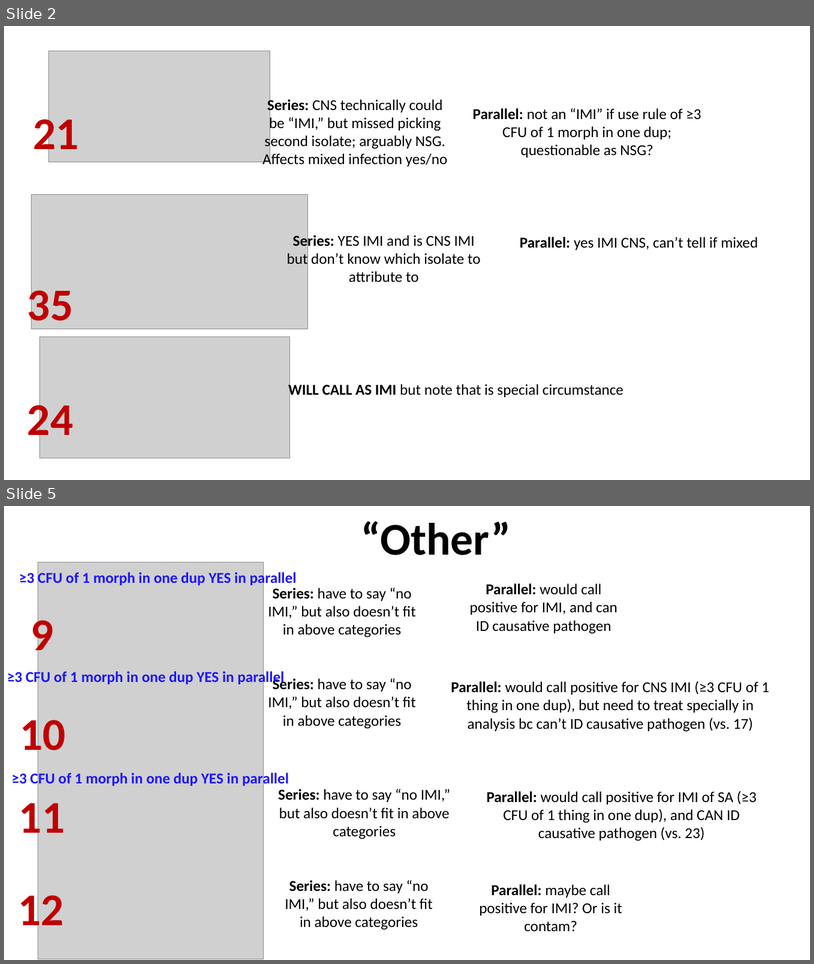
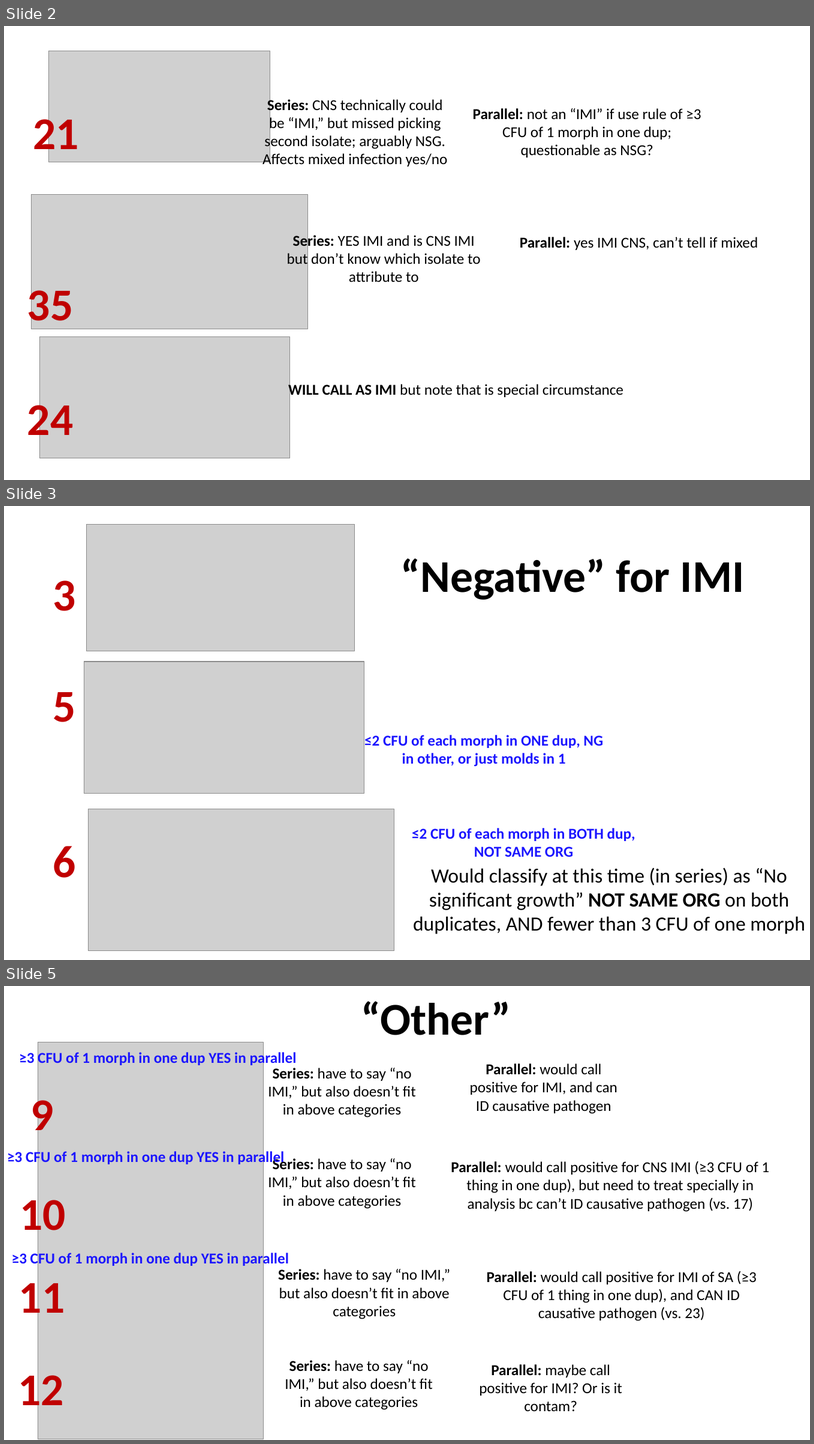
Before and after one commit to caitlin-jeffrey/OREI_Git, a slide deck: OREI_files/10-herd data/IMI definition rules.pptx. Shown one above the other, each under a label of ours: slides 2 and 5 before the commit, slides 2, 3 and 5 after it; the slides between them are not shown. The pictures are 814x964 and 814x1444 pixels, drawn with LibreOffice and Linux fonts; fonts in the diff are those of the drawing; grey boxes stand for pictures. Boxes give left, top, right and bottom in pixels: in the first picture for what was removed or moved away, otherwise in the second. Text is boxed around its words. In the diff, an @@ line names an element or a change of style, - is before the commit and + after.

```diff
--- a/OREI_files/10-herd data/IMI definition rules.pptx
+++ b/OREI_files/10-herd data/IMI definition rules.pptx
@@ slide 3 added at (4, 506, 810, 960), background #FFFFFF @@
@@ picture added at (86, 525, 355, 651) @@
@@ text added at (401, 558, 744, 600), 54 pt, text #000000, bold @@
+“Negative” for IMI
@@ text added at (53, 580, 75, 611), 54 pt, text #C00000, bold @@
+3
@@ picture added at (84, 661, 364, 793) @@
@@ text added at (53, 692, 75, 722), 54 pt, text #C00000, bold @@
+5
@@ text added at (365, 735, 603, 766), 18 pt, text #1B15FF, bold @@
+≤2 CFU of each morph in ONE dup, NG in other, or just molds in 1
@@ picture added at (88, 808, 395, 950) @@
@@ text added at (412, 828, 636, 856), 18 pt, text #1B15FF, bold @@
+≤2 CFU of each morph in BOTH dup, NOT SAME ORG
@@ text added at (53, 846, 75, 877), 54 pt, text #C00000, bold @@
+6
@@ text added at (413, 867, 806, 934), 24 pt, text #000000 @@
+Would classify at this time (in series) as “No significant growth” NOT SAME ORG on both duplicates, AND fewer than 3 CFU of one morph
```
Also in this commit, not shown: 1 slide changed, 2 other slides added, 27 other files.
